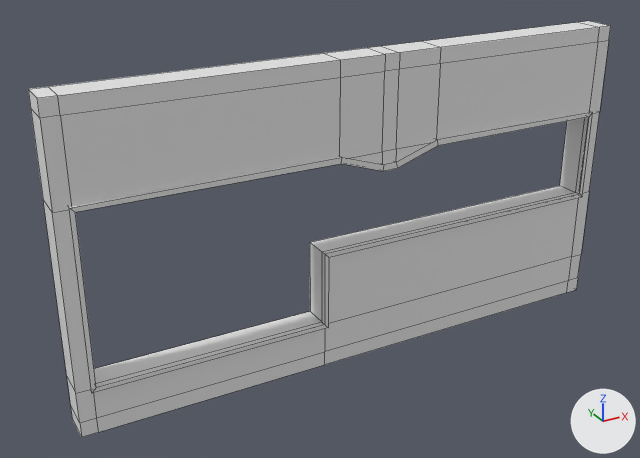
An edit to the FBX model camera-game/Assets/Models/Levels/Stage1-3.fbx, drawn before and after from the same camera.
Camera for both pictures: a 50 mm lens placed at (-13.62, -21.71, 10.74), pointed at (-1.21, 0.85, -0.54). Lighting does not change. The marker at lower right points along +X, +Y and +Z. Mesh edges are drawn as thin lines.

Objects in the first picture: 'Stage1-3', 'Stage1-3.001'.
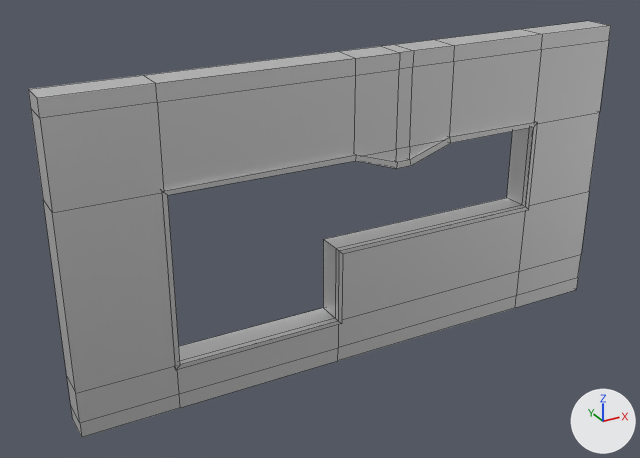
Edits to the bpy script that builds the scene:
```text
Change mat_material_009:
    mat_material_009.metallic: 0.0 -> 1.0
Change me_plane_006:
    where me_plane_006.from_pydata(...)  # 40 vertices, 40 faces; spans x -9.1..9.1, y -0.1..0.1, z -3.6..2.1
    used by ob_stage1_3_001; location = (0.0, 0.0, 0.0)
    me_plane_006 part 1: all 8 vertices in x 8.9..9.1, y -0.1..0.1, z -1.1..2.1 are moved by (-2.5, 0.0, 0.0)
    me_plane_006 part 2: all 24 vertices in x -1.6..2.5, y -0.1..0.1, z -3.6..2.1 are moved by (0.5, 0.0, 0.0)
    me_plane_006 part 3: all 8 vertices in x -9.1..-8.9, y -0.1..0.1, z -3.6..2.1 are moved by (2.5, 0.0, 0.0)
Change me_plane_010:
    where me_plane_010.from_pydata(...)  # 88 vertices, 90 faces; spans x -9.5..9.5, y 0.0..1.0, z -5.0..5.0
    used by ob_stage1_3; location = (0.0, 0.0, 0.0)
    me_plane_010 part 4: all 14 vertices in x 9.0, y 0.0..1.0, z -5.0..5.0 are moved by (-2.5, 0.0, 0.0)
    me_plane_010 part 5: all 36 vertices in x -1.5..2.5, y 0.0..1.0, z -5.0..5.0 are moved by (0.5, 0.0, 0.0)
    me_plane_010 part 6: all 12 vertices in x -9.0, y 0.0..1.0, z -5.0..5.0 are moved by (2.5, 0.0, 0.0)
```

What differs and where, as boxes [x1, y1, x2, y2] in the pictures (640 x 458 px; the box of a moved part takes in the faces that stretch with it):
'Stage1-3', surface changed, reshaped
    both: [28, 21, 611, 437]
'Stage1-3.001', surface changed, reshaped (28% narrower, 12% shorter)
    before: [68, 112, 593, 393]
    after: [161, 122, 538, 370]
part 1 of me_plane_006, moved or reshaped
    before: [322, 112, 593, 257]
    after: [336, 122, 538, 254]
part 2 of me_plane_006, moved or reshaped
    before: [322, 139, 438, 327]
    after: [335, 137, 451, 324]
part 3 of me_plane_006, moved or reshaped
    before: [68, 156, 342, 393]
    after: [161, 154, 357, 370]
part 4 of me_plane_010, moved or reshaped
    before: [310, 21, 611, 365]
    after: [324, 21, 611, 361]
part 5 of me_plane_010, moved or reshaped
    before: [310, 41, 441, 322]
    after: [323, 40, 455, 318]
part 6 of me_plane_010, moved or reshaped
    before: [29, 53, 341, 437]
    after: [29, 51, 356, 437]
